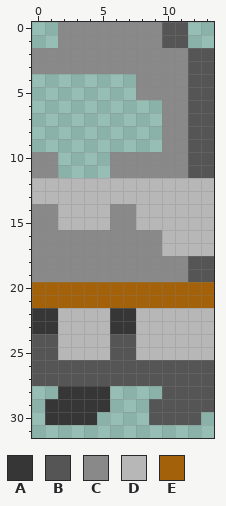
A pixel-art sprite gets an edit: sprites/sp_hero_jump_l/layers/1df3bd46-fe9e-434e-9d50-7a0327636e66/d14a87fa-0e1b-49be-befb-afcc54a33319.png. Above: the version before the commit.
The file is 28x64 pixels, drawn in blocks of 2x2; one block is one cell here.
Palette (. is transparent): A #363636  B #555555  C #898989  D #b7b7b7  E #a3620a
Pixels before, first column x 0:
 0 ..CCCCCCCCBB..
 1 ..CCCCCCCCBB..
 2 CCCCCCCCCCCCBB
 3 CCCCCCCCCCCCBB
 4 ........CCCCBB
 5 ........CCCCBB
 6 ..........CCBB
 7 ..........CCBB
 8 ..........CCBB
 9 ..........CCBB
10 CC....CCCCCCBB
11 CC....CCCCCCBB
12 DDDDDDDDDDDDDD
13 DDDDDDDDDDDDDD
14 CCDDDDCCDDDDDD
15 CCDDDDCCDDDDDD
16 CCCCCCCCCCDDDD
17 CCCCCCCCCCDDDD
18 CCCCCCCCCCCCBB
19 CCCCCCCCCCCCBB
20 EEEEEEEEEEEEEE
21 EEEEEEEEEEEEEE
22 AADDDDAADDDDDD
23 AADDDDAADDDDDD
24 BBDDDDBBDDDDDD
25 BBDDDDBBDDDDDD
26 BBBBBBBBBBBBBB
27 BBBBBBBBBBBBBB
28 ..AAAA....BBBB
29 .AAAAA...BBBBB
30 .AAAA....BBBB.
After the commit:
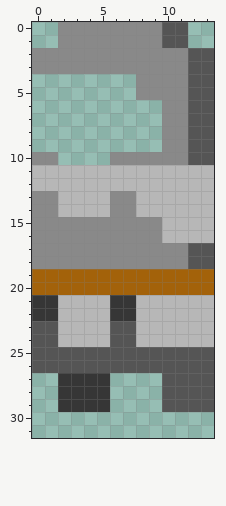
From old to new:
Colour B becomes colour A in row 27 at x 2 to 5.
Colour E becomes colour A in row 21 at x 0 to 1 and 6 to 7.
Colour A becomes colour B in row 23 at x 0 to 1 and 6 to 7.
Colour D becomes colour B in row 17 at x 12 to 13; in row 25 at x 2 to 5 and 8 to 13.
Colour D becomes colour C in row 13 at x 0 to 1 and 6 to 7; in row 15 at x 2 to 5 and 8 to 9; in row 17 at x 10 to 11.
The author put colour D in row 11 at x 2 to 5.
Colour B becomes colour D in row 11 at x 12 to 13.
Colour C becomes colour D in row 11 at x 0 to 1 and 6 to 11.
Colour E becomes colour D in row 21 at x 2 to 5 and 8 to 13.
Colour B becomes colour E in row 19 at x 12 to 13.
Colour C becomes colour E in row 19 at x 0 to 11.
Colour A is removed in row 29 at x 1; in row 30 at x 1 to 4.
Colour B is removed in row 27 at x 0 to 1 and 6 to 9; in row 29 at x 9; in row 30 at x 9 to 12.
Changed places in both pictures, as pixel boxes (x1, y1, x2, y2):
changed: (32, 165, 214, 425)
